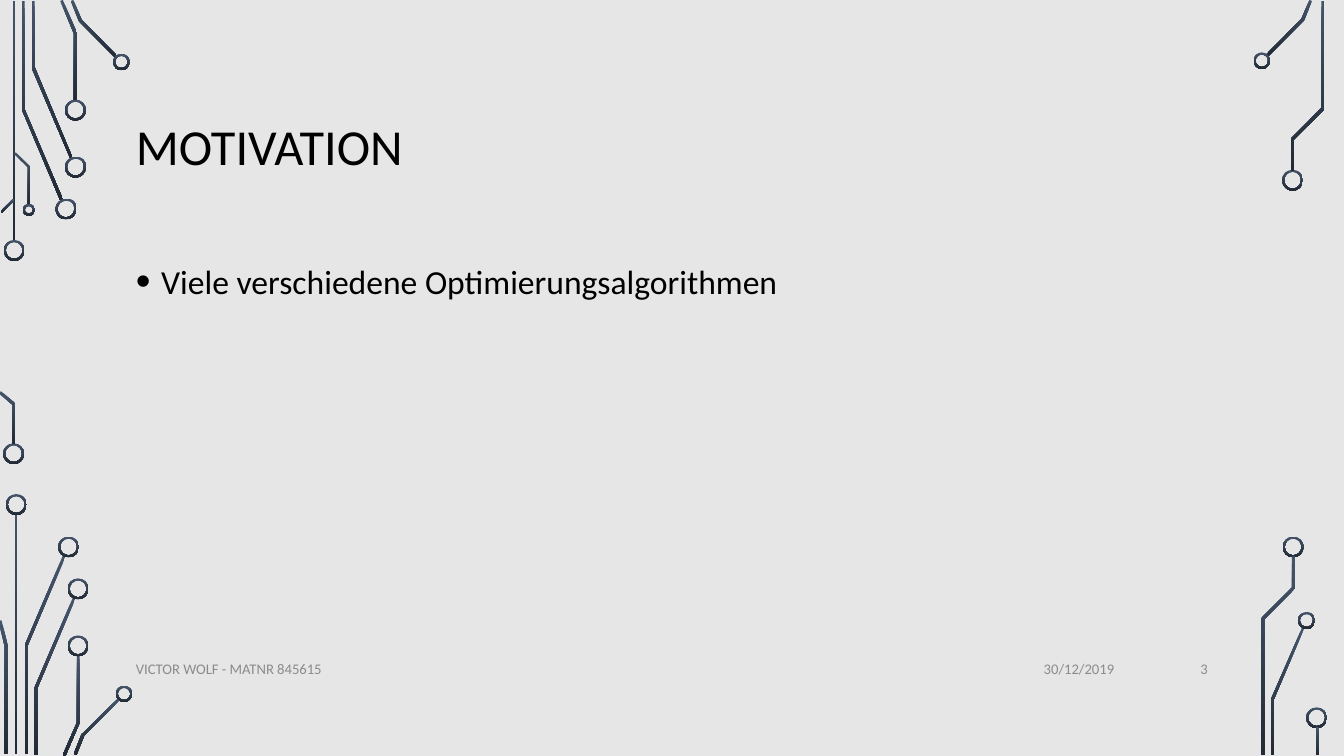
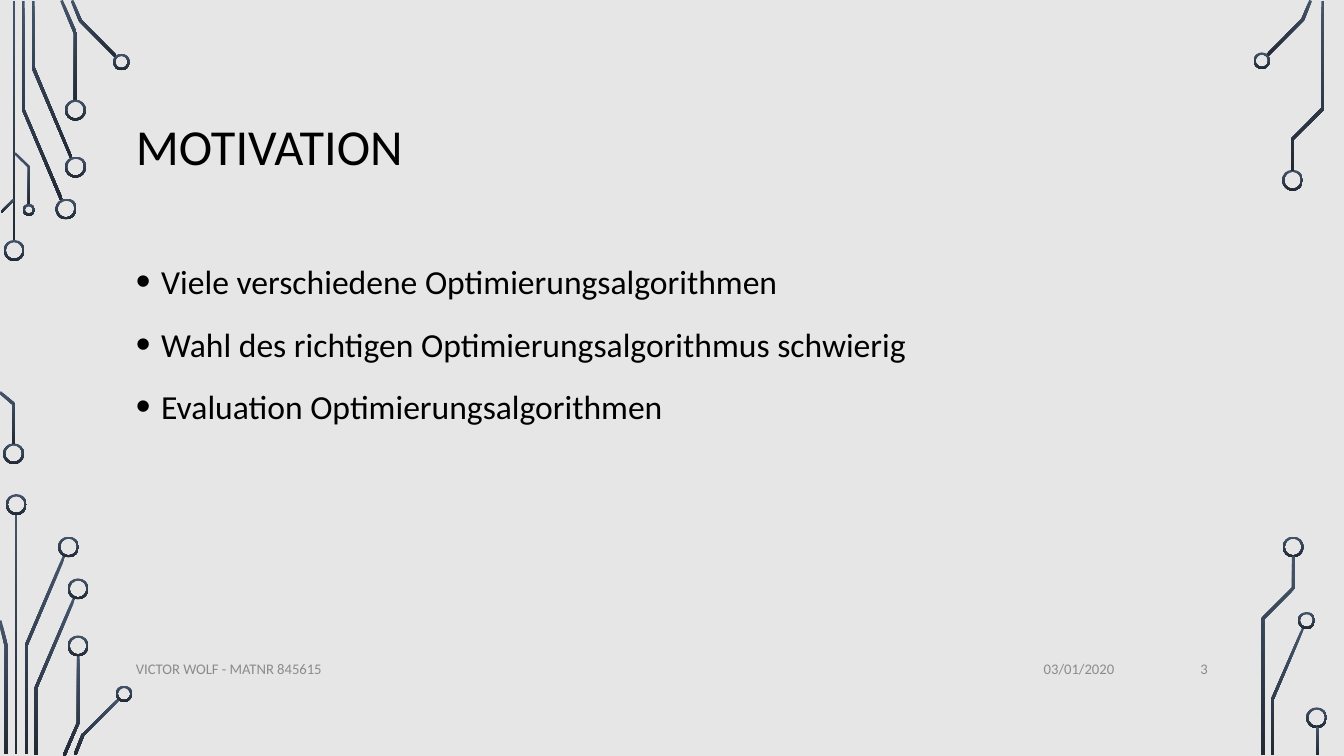
Before and after one commit to VictorW96/STI-Optimization-of-NNs, a slide deck: slide 3 of docs/presentation/STIPresentation.pptx. Drawn at 1344x756 pixels with LibreOffice and Linux fonts; fonts in the diff are those of the drawing; background and template pictures are left out. Boxes give left, top, right and bottom in pixels: in the first picture for what was removed or moved away, otherwise in the second. Text is boxed around its words. In the diff, an @@ line names an element or a change of style, - is before the commit and + after.

Commit message:
presentation

```diff
--- a/docs/presentation/STIPresentation.pptx
+++ b/docs/presentation/STIPresentation.pptx
@@ text at <box>161,333,905,425</box>: paragraphs added @@
+• Wahl des richtigen Optimierungsalgorithmus schwierig
+• Evaluation Optimierungsalgorithmen
@@ text at <box>1044,664,1114,675</box>: text changed @@
-30/12/2019
+03/01/2020
```
Also in this commit, not shown: 13 other slides changed, 15 slides added.
